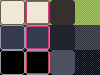
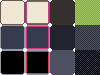
Layer changes from the first w=100, h=75 image to the second:
painted on "empty" (1st of 3, in "black") over [0, 0, 75, 75]
painted on "focused" (1st of 3, in "black") over [0, 0, 75, 75]
painted on "normal" (1st of 3, in "black") over [0, 0, 75, 75]
painted on "empty" (2nd of 3, in "dark") over [0, 0, 75, 75]
painted on "focused" (2nd of 3, in "dark") over [0, 0, 75, 75]
painted on "normal" (2nd of 3, in "dark") over [0, 0, 75, 75]
added layer "empty_bg" above "bg" over [73, 0, 75, 75]
hid "bg" over [0, 0, 75, 75]
